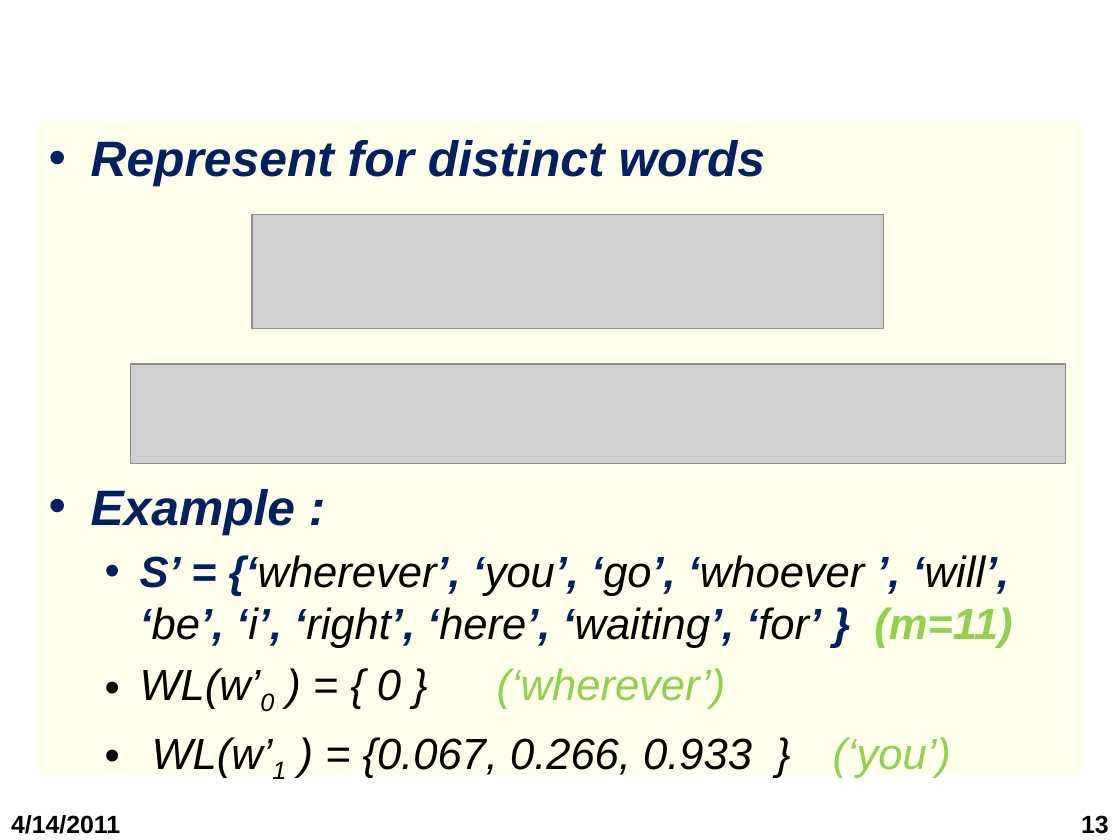
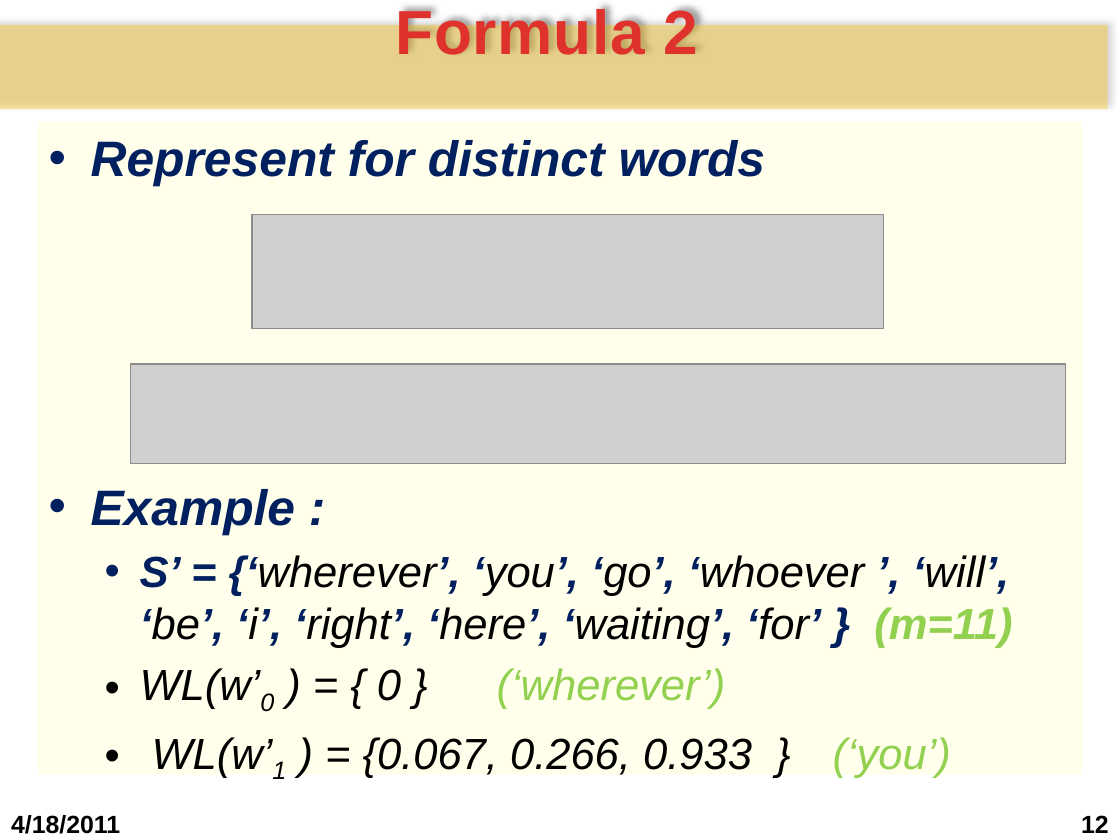
Before and after one commit to bomong/steganography-khtn-2011, a slide deck: slide 12 of Seminar cuoi ky/1.Bao cao/Slide bao cao.pptx (slide 13 before the commit). Drawn at 1120x840 pixels with LibreOffice and Linux fonts; fonts in the diff are those of the drawing; grey boxes stand for pictures; background and template pictures are left out. Boxes give left, top, right and bottom in pixels: in the first picture for what was removed or moved away, otherwise in the second. Text is boxed around its words. In the diff, an @@ line names an element or a change of style, - is before the commit and + after.

```diff
--- a/Seminar cuoi ky/1.Bao cao/Slide bao cao.pptx
+++ b/Seminar cuoi ky/1.Bao cao/Slide bao cao.pptx
@@ title added at [0, 25, 1108, 109], fill #FFC000 at 36% opacity, 40 pt, text gradient #E0322D to #A2201C, bold @@
+Formula 2
@@ text at [11, 815, 120, 834]: text changed @@
-4/14/2011
+4/18/2011
@@ page number at [1081, 815, 1109, 833]: text changed @@
-13
+12
```
Also in this commit, not shown: 22 other slides changed, 1 slide added, 6 slides removed, 4 other files.
